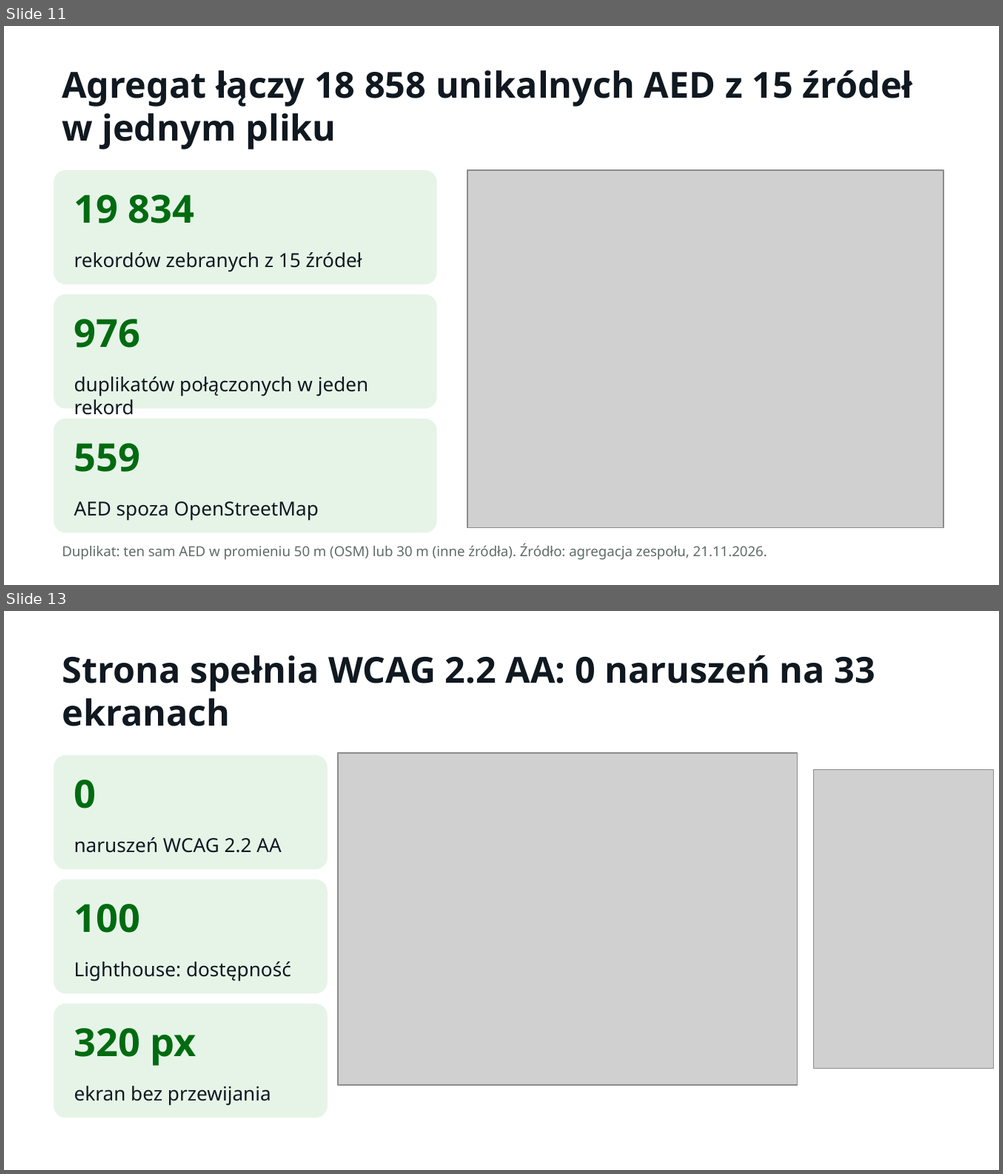
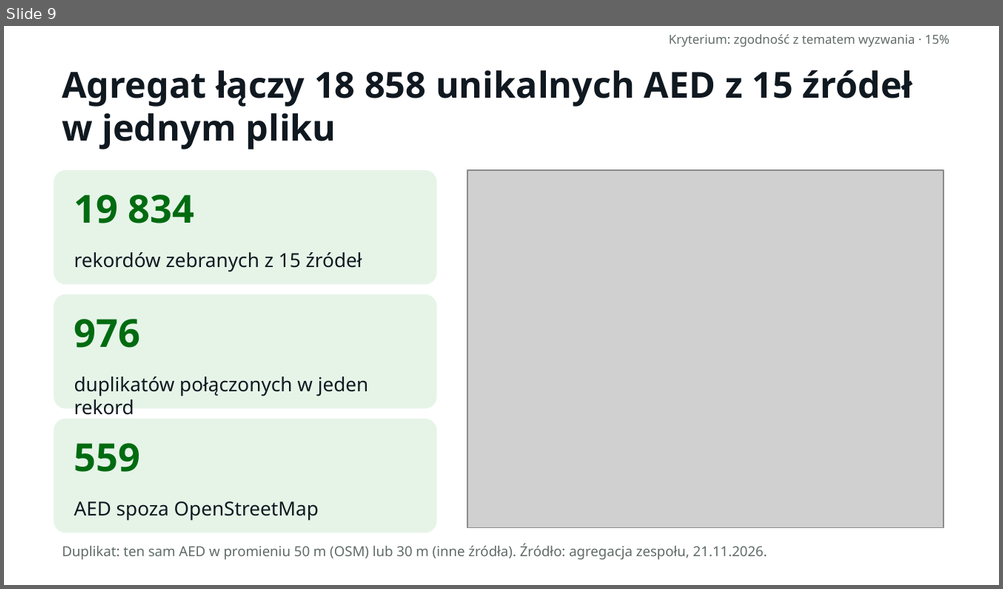
Before and after one commit to LastMinuteGameStudio/hacknation, a slide deck: prezentacja/AEDane – Misja AED (HackNation 2026).pptx. Shown one above the other, each under a label of ours: slides 11 and 13 before the commit, slide 9 after it; the slides between them are not shown. The pictures are 1003x1174 and 1003x589 pixels, drawn with LibreOffice and Linux fonts; fonts in the diff are those of the drawing; grey boxes stand for pictures. Boxes give left, top, right and bottom in pixels: in the first picture for what was removed or moved away, otherwise in the second. Text is boxed around its words. In the diff, an @@ line names an element or a change of style, - is before the commit and + after.

```diff
--- a/prezentacja/AEDane – Misja AED (HackNation 2026).pptx
+++ b/prezentacja/AEDane – Misja AED (HackNation 2026).pptx
@@ slide 13 removed at box(4, 611, 999, 1170), background #FFFFFF @@
@@ text removed at box(62, 655, 875, 726) @@
-Strona spełnia WCAG 2.2 AA: 0 naruszeń na 33 ekranach
@@ rounded rectangle removed at box(54, 755, 327, 869) @@
@@ picture removed at box(338, 753, 798, 1085) @@
@@ text removed at box(74, 780, 96, 809) @@
-0
@@ picture removed at box(814, 770, 993, 1070) @@
@@ text removed at box(74, 837, 281, 853) @@
-naruszeń WCAG 2.2 AA
@@ rounded rectangle removed at box(54, 880, 327, 994) @@
@@ text removed at box(74, 904, 141, 933) @@
-100
@@ text removed at box(74, 962, 291, 982) @@
-Lighthouse: dostępność
@@ rounded rectangle removed at box(54, 1004, 327, 1118) @@
@@ text removed at box(74, 1028, 196, 1066) @@
-320 px
@@ text removed at box(74, 1086, 271, 1106) @@
-ekran bez przewijania
@@ what was slide 11 is now slide 9 @@
@@ slide 9 changed as well @@
@@ text added at box(669, 34, 949, 47), 9 pt, text #5F6B66 @@
+Kryterium: zgodność z tematem wyzwania · 15%
```
Also in this commit, not shown: 11 other slides changed, 4 other slides removed.
